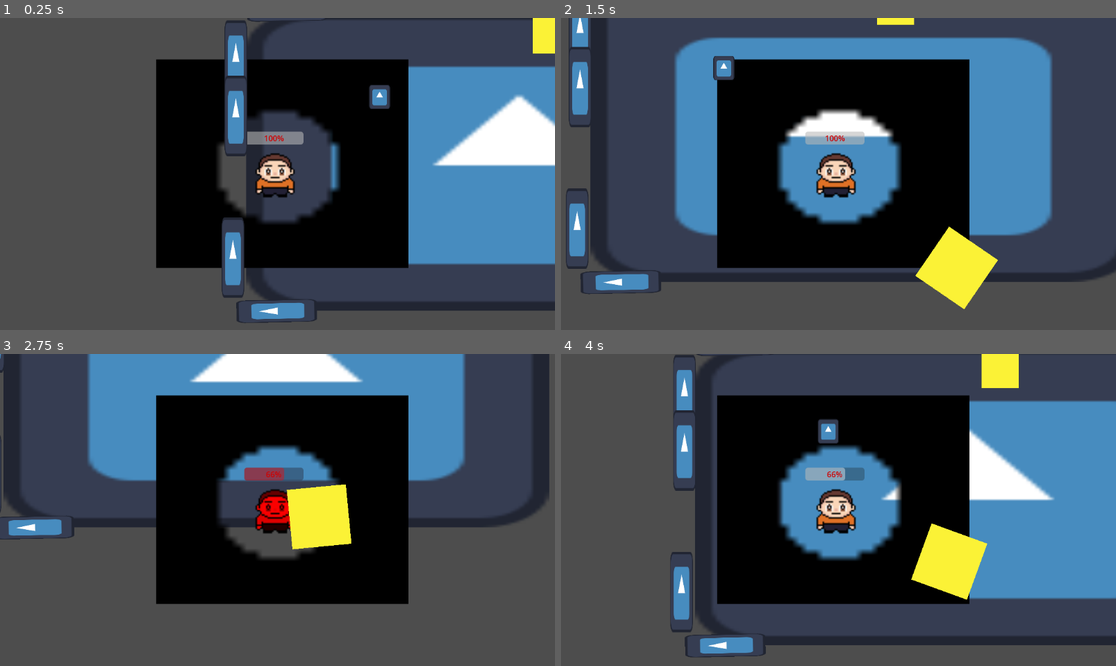
Above: before the commit, frames 1-4 (two rows, left to right).
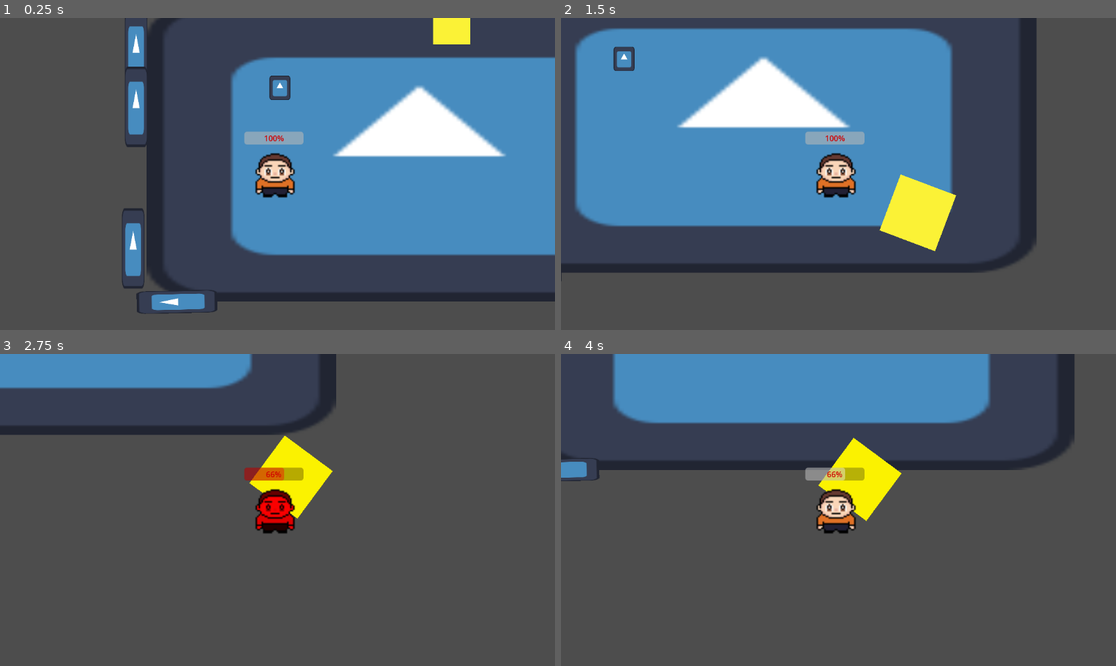
Above: after the commit, the same moments.

Repository: bryanmejiapalma/The-Matrix-Studio
Game: Godot game, scene res://game.tscn
Two runs of this game, one before a commit and one after it. Both use one fixed random seed, a clock stepped at 60 frames per second and the inputs below. This scene is started directly instead of the project's main scene. The engine's default icon, where the game draws it, is replaced by a stand-in: a white triangle on a blue panel in a dark square.
Inputs:
- Up to frame 1 (0.25 s): no input
- Up to frame 2 (1.5 s): tap Enter at 0.5 s; hold D (ui_right) 0.53-1.28 s; hold Shift (boost) 0.53-1.28 s; tap E (interact) at 0.8, 1.35 s; hold S (ui_down) from 1.28 s (still down)
- Up to frame 3 (2.75 s): tap Shift (boost) at 1.55 s; release S (ui_down) at 2.03 s; hold D (ui_right) from 2.03 s (still down); hold Shift (boost) from 2.03 s (still down); tap E (interact) at 2.3 s
- Up to frame 4 (4 s): release D (ui_right) at 2.78 s; release Shift (boost) at 2.78 s; hold W (ui_up) 2.78-3.53 s; tap E (interact) at 2.85, 3.8 s; tap Shift (boost) at 3.05 s; hold A (ui_left) from 3.53 s (still down); hold Shift (boost) from 3.53 s (still down)

The runs differ from the first frame. In frame 1, 45% of the frame differs, in the area x 22-100%, y 0-98%; in frame 2, 56%; in frame 3, 48%; in frame 4, 65%, in the area x 0-100%, y 0-98%.

Commit message:
enemy gets stunned by player in game scene

Diff:
--- a/Player.tscn
+++ b/Player.tscn
@@ -39,6 +39,7 @@
 value = 100.0
 
 [node name="PointLight2D" parent="." instance=ExtResource("3_kne1u")]
+visible = false
 position = Vector2(-165, 77.99999)
 scale = Vector2(7.28125, 6.875)
 
--- a/enemy.gd
+++ b/enemy.gd
@@ -2,7 +2,7 @@
 
 const SPEED = 120.0
 const CHASE_SPEED = 200.0
-const STOP_DISTANCE = 35.0
+const STOP_DISTANCE = 115.0
 const DETECTION_RANGE = 400.0
 const DAMAGE_AMOUNT = 34
 
@@ -11,59 +11,56 @@
 var wander_timer = 0.0
 var is_stunned: bool = false
 
-# --- NEW: Connect the signal when the game starts ---
 func _ready():
-	# Replace "Killzone" with the actual name of the node in your scene tree
-	if has_node("Killzone"):
-		$Killzone.hit_player.connect(stun_enemy)
+	find_player_in_scene()
 
 func _physics_process(delta: float) -> void:
-	# 1. If stunned, don't do anything (STAY IN PLACE)
+	# If stunned, freeze completely
 	if is_stunned:
 		velocity = Vector2.ZERO
 		move_and_slide()
 		return
 
-	check_for_player()
+	if is_instance_valid(target_player) and not target_player.is_dead:
+		var target_pos = target_player.global_position
+		var dist = global_position.distance_to(target_pos)
+		if dist < DETECTION_RANGE:
+			look_at(target_pos)
 
-	if target_player and not target_player.is_dead:
-		var target_pos = target_player.global_position
-		var direction = global_position.direction_to(target_pos)
-		var distance = global_position.distance_to(target_pos)
-
-		look_at(target_pos)
-
-		if distance > STOP_DISTANCE:
-			velocity = direction * CHASE_SPEED
+			if dist > STOP_DISTANCE:
+				velocity = global_position.direction_to(target_pos) * CHASE_SPEED
+			else:
+				velocity = Vector2.ZERO
+				# HIT LOGIC
+				if target_player.can_take_damage:
+					target_player.take_damage(DAMAGE_AMOUNT) # Hits player
+					stun_enemy()                            # Enemy stuns itself
+				else:
+					print("player cannot take damage")
 		else:
-			velocity = Vector2.ZERO
-			if target_player.has_method("take_damage"):
-				if target_player.can_take_damage:
-					target_player.take_damage(DAMAGE_AMOUNT)
-					stun_enemy()
+			target_player = null
 	else:
+		find_player_in_scene()
 		patrol_behavior(delta)
 
 	move_and_slide()
 
 func stun_enemy():
-	if is_stunned: return # Prevent double-triggering
+	print("stunned")
+	if is_stunned: return
 	is_stunned = true
 	modulate = Color.YELLOW
 
+	# Freeze for 2 seconds
 	await get_tree().create_timer(2.0).timeout
 
 	is_stunned = false
 	modulate = Color.WHITE
 
-func check_for_player():
-	var player = get_tree().root.find_child("Player", true, false)
-	if player:
-		var dist = global_position.distance_to(player.global_position)
-		if dist < DETECTION_RANGE:
-			target_player = player
-		else:
-			target_player = null
+func find_player_in_scene():
+	var p = get_tree().root.find_child("Player", true, false)
+	if p is CharacterBody2D:
+		target_player = p
 
 func patrol_behavior(delta):
 	wander_timer -= delta
@@ -71,4 +68,11 @@
 		wander_direction = Vector2(randf_range(-1, 1), randf_range(-1, 1)).normalized()
 		wander_timer = 2.0
 	velocity = wander_direction * SPEED
-	rotation = velocity.angle()
+	if velocity.length() > 0:
+		rotation = velocity.angle()
+
+
+func _on_hitbox_body_entered(body: Node2D) -> void:
+	if(body.name == "Player"):
+		pass
+	pass # Replace with function body.
--- a/enemy.tscn
+++ b/enemy.tscn
@@ -35,3 +35,5 @@
 position = Vector2(17.325012, -23.5)
 scale = Vector2(1.2299999, 1.2399999)
 shape = SubResource("RectangleShape2D_qi2p4")
+
+[connection signal="body_entered" from="Hitbox" to="." method="_on_hitbox_body_entered"]
--- a/game.gd
+++ b/game.gd
@@ -1,7 +1,7 @@
 extends Node
 
 # Preload your player scene so the manager can "spawn" it
-var player_scene = preload("res://Player.tscn")
+var player_scene = preload("res://Player.tscn") # Make sure this path is correct!
 
 func respawn_player():
 	# 1. Wait a moment so the death isn't instant
@@ -10,8 +10,18 @@
 	# 2. Create the new player instance
 	var new_player = player_scene.instantiate()
 
-	# 3. Set the starting position (adjust these numbers to your start point)
+	# --- FIX START ---
+	# Force the name to be exactly "Player" so the Enemy can find it
+	new_player.name = "Player"
+
+	# Add it to the "player" group as a backup
+	new_player.add_to_group("player")
+	# --- FIX END ---
+
+	# 3. Set the starting position
 	new_player.position = Vector2(100, 100)
 
 	# 4. Add the new player back into the world
 	get_tree().current_scene.add_child(new_player)
+
+	print("New Player spawned with name: ", new_player.name)
--- a/game.tscn
+++ b/game.tscn
@@ -8,15 +8,15 @@
 [ext_resource type="PackedScene" uid="uid://de4kmcsnttwa0" path="res://enemy.tscn" id="6_eow3j"]
 [ext_resource type="PackedScene" uid="uid://tveac6mrpxec" path="res://baseball_bat.tscn" id="6_ryrav"]
 
+[sub_resource type="WorldBoundaryShape2D" id="WorldBoundaryShape2D_eow3j"]
+normal = Vector2(0.99778515, -0.06651901)
+
 [node name="Game" type="Node2D"]
 script = ExtResource("1_eow3j")
 
 [node name="StaticBody2D" parent="." instance=ExtResource("2_e2o6t")]
 position = Vector2(205, -22)
 scale = Vector2(3.9760523, 3.829717)
-
-[node name="Player" parent="." instance=ExtResource("1_80nbo")]
-position = Vector2(270, 312)
 
 [node name="StaticBody2D2" parent="." instance=ExtResource("3_feb5d")]
 position = Vector2(119, -13)
@@ -42,4 +42,12 @@
 position = Vector2(482, 152)
 
 [node name="enemy" parent="." instance=ExtResource("6_eow3j")]
-position = Vector2(1036, 425)
+position = Vector2(1194, 358)
+
+[node name="Player" parent="." instance=ExtResource("1_80nbo")]
+position = Vector2(477, 331)
+
+[node name="KillZone" type="Area2D" parent="."]
+
+[node name="CollisionShape2D" type="CollisionShape2D" parent="KillZone"]
+shape = SubResource("WorldBoundaryShape2D_eow3j")
--- a/player.gd
+++ b/player.gd
@@ -3,7 +3,7 @@
 
 const WALK_SPEED = 300
 const BOOST_SPEED = 600
-const SPRINT_TIME_MAX = 2.5  # Max sprint duration in seconds
+const SPRINT_TIME_MAX = 2.5
 
 var is_dead: bool = false
 var health = 100
@@ -11,38 +11,31 @@
 var can_take_damage: bool = true
 var held_item = null
 
-# --- NEW: STAMINA VARIABLE ---
 var sprint_stamina: float = SPRINT_TIME_MAX
 
-@onready var sprite_2d: Sprite2D = $Sprite2D
 @onready var health_bar = $ProgressBar
-@onready var pickup_zone = $PickupZone
-@onready var hold_position = $HoldPosition
 
 func _ready():
-	health = max_health # Start at 100
+	health = max_health
 	health_bar.max_value = max_health
 	health_bar.value = health
 
 func _physics_process(delta: float) -> void:
 	if is_dead: return
 
-	# --- FALL OFF MAP CHECK ---
 	if global_position.y > 1000:
 		die()
 
+	# Movement Input
 	var vertical_input := Input.get_axis("ui_up", "ui_down")
 	var horizontal_input := Input.get_axis("ui_left", "ui_right")
 
-	# --- UPDATED SPRINT LOGIC ---
+	# Sprint Logic
 	var current_speed = WALK_SPEED
-
-	# Check if boost is pressed AND we have stamina left
 	if Input.is_action_pressed("boost") and sprint_stamina > 0:
 		current_speed = BOOST_SPEED
-		sprint_stamina -= delta # Drain stamina over time
+		sprint_stamina -= delta
 	else:
-		# Refill stamina slowly when not sprinting
 		sprint_stamina = move_toward(sprint_stamina, SPRINT_TIME_MAX, delta * 0.5)
 
 	velocity.x = horizontal_input * current_speed
@@ -50,13 +43,11 @@
 
 	move_and_slide()
 
-# --- THE DAMAGE SYSTEM ---
 func take_damage(amount: int):
 	if is_dead or not can_take_damage: return
 
 	health -= amount
 	health_bar.value = health
-	print("Player Health: ", health)
 
 	if health <= 0:
 		die()
@@ -65,46 +56,19 @@
 
 func trigger_invincibility():
 	can_take_damage = false
-	modulate = Color.RED
+	modulate = Color.RED # Visual cue for taking damage
+
+	# Only protects from damage, does NOT stop movement
 	await get_tree().create_timer(1.0).timeout
+
 	modulate = Color.WHITE
 	can_take_damage = true
 
 func die():
 	if is_dead: return
-
 	is_dead = true
 	rotation_degrees = 90
-	print("Player is down!")
-
-	# --- RESPAWN LOGIC ---
 	await get_tree().create_timer(2.0).timeout
 	get_tree().reload_current_scene()
 
-# --- PICKUP LOGIC ---
-func _input(_event):
-	if Input.is_action_just_pressed("interact"):
-		if held_item: drop_item()
-		else: pick_up_item()
-
-func pick_up_item():
-	var areas = pickup_zone.get_overlapping_areas()
-	for area in areas:
-		if area.is_in_group("pickable"):
-			held_item = area
-			held_item.get_parent().remove_child(held_item)
-			hold_position.add_child(held_item)
-			held_item.position = Vector2.ZERO
-			break
-
-func drop_item():
-	if held_item:
-		var item_to_drop = held_item
-		hold_position.remove_child(item_to_drop)
-		get_tree().current_scene.add_child(item_to_drop)
-		item_to_drop.global_position = global_position
-		held_item = null
-
-func heal(val):
-	health = clamp(health + val, 0, max_health)
-	health_bar.value = health
+# ... (Keep your Pickup/Heal logic exactly as it was)
Not shown: 1 places in game.tscn that only renumber resources
